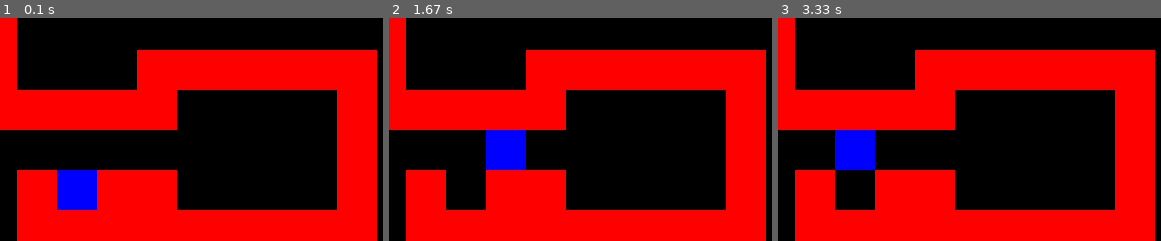
Above: before the commit, frames 1-3 (left to right).
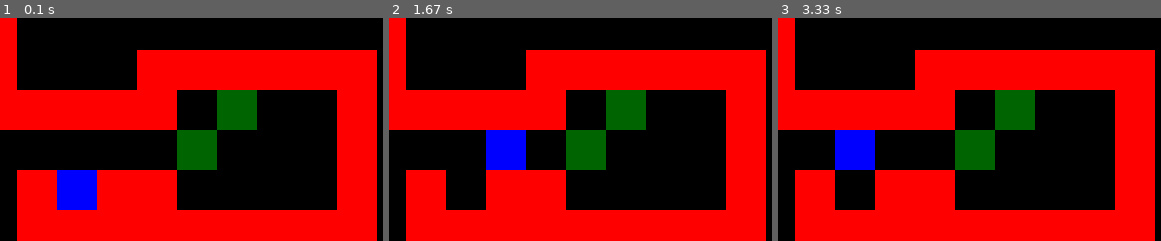
Above: after the commit, the same moments.

Repository: sebnozzi/sokoban-onboarding-showcase
Game: pygame game, started from main.py
The game is run twice, just before and just after one commit, with the same random seed, the same clock (stepped at 60 frames per second) and the same inputs.
Inputs:
- Up to frame 1 (0.1 s): no input
- Up to frame 2 (1.67 s): hold Right 0.33-0.8 s; hold Up 0.83-1.3 s; hold Right from 1.33 s (still down)
- Up to frame 3 (3.33 s): release Right at 1.8 s; hold Left 1.83-2.37 s; hold Down 2.4-2.7 s; hold Up from 3.17 s (still down)
The pictures show only the part of the screen within x 50-100%, y 38-88%; the shares and areas given below are measured in that part.

The runs differ from the first frame. In frame 1, 3.7% of the frame differs, in the area x 46-68%, y 32-69%; in frame 2, 3.7%; in frame 3, 3.7%.

Commit message:
Implement box pushing

Diff:
--- a/common/level_io/formatting.py
+++ b/common/level_io/formatting.py
@@ -16,9 +16,11 @@
     for _ in range(0, level.col_count):
       row_chars.append(' ')
     lines.append(row_chars)
-  # Now place the wall, worker chars
+  # Now place the wall, boxes and worker chars
   for wall_pos in level.walls:
     lines[wall_pos.row][wall_pos.col] = '#'
+  for box_pos in level.boxes:
+    lines[box_pos.row][box_pos.col] = '$'
   lines[level.worker.pos.row][level.worker.pos.col] = '@'
   # Now join char-array into a line (string)
   for i in range(0, len(lines)):
--- a/common/level_io/parsing.py
+++ b/common/level_io/parsing.py
@@ -14,7 +14,9 @@
     for col_nr, char in enumerate(line):
       pos = Pos(col=col_nr, row=row_nr)
       if char == '#':
-          level.add_wall(pos)
+        level.add_wall(pos)
+      elif char == '$':
+        level.add_unplaced_box(pos)
       elif char == '@':
-          level.add_worker(pos)
+        level.add_worker(pos)
   return level
--- a/game_logic/level.py
+++ b/game_logic/level.py
@@ -1,3 +1,4 @@
+from common.models.direction import Direction
 from common.models.position import Pos
 from typing import List
 
@@ -12,6 +13,7 @@
   def __init__(self):
     from game_logic.worker import Worker
     self.walls: List[Pos] = []
+    self.boxes: List[Pos] = []
     self.worker: Worker = None
     self.row_count = 0
     self.col_count = 0
@@ -20,17 +22,40 @@
     self.walls.append(pos)
     self._update_dimensions(pos)
 
+  def add_unplaced_box(self, pos: Pos):
+    self.boxes.append(pos)
+
   def add_worker(self, pos: Pos):
     from game_logic.worker import Worker
     self.worker = Worker(level=self, initial_pos=pos)
 
   def has_free_space_at(self, pos: Pos) -> bool:
-    return not self.has_wall_at(pos)
+    return not (self.has_wall_at(pos)
+                or self.has_box_at(pos))
 
   def has_wall_at(self, pos: Pos) -> bool:
     return any(wall_pos == pos
                for wall_pos in self.walls)
 
+  def has_box_at(self, pos: Pos) -> bool:
+    return any(box_pos == pos
+               for box_pos in self.boxes)
+
+  def has_pushable_box_at(self, pos: Pos, direction: Direction) -> bool:
+    return self.has_box_at(pos) and self._box_can_be_pushed(pos, direction)
+
+  def perform_box_push(self, box_pos: Pos, direction: Direction):
+    if self.has_pushable_box_at(box_pos, direction):
+      # Remove box being pushed
+      self.boxes = [box for box in self.boxes if box != box_pos]
+      # Now add "pushed box"
+      target_pos = box_pos.neighbour_at(direction)
+      self.boxes.append(target_pos)
+
+  def _box_can_be_pushed(self, box_pos: Pos, direction: Direction) -> bool:
+    box_target_cell = box_pos.neighbour_at(direction)
+    return self.has_free_space_at(box_target_cell)
+
   def _update_dimensions(self, pos: Pos):
     self.col_count = max(self.col_count, pos.col + 1)
     self.row_count = max(self.row_count, pos.row + 1)
--- a/game_logic/worker.py
+++ b/game_logic/worker.py
@@ -25,6 +25,10 @@
     Otherwise the worker stays where it is.
     """
     level: Level = self.level
-    new_position = self.pos.neighbour_at(direction)
-    if level.has_free_space_at(new_position):
-      self.pos = new_position
+    target_pos = self.pos.neighbour_at(direction)
+    # Try to push box if on target-position
+    if level.has_pushable_box_at(target_pos, direction):
+      level.perform_box_push(target_pos, direction)
+    # At this point the target-position is either free or (still) occupied
+    if level.has_free_space_at(target_pos):
+      self.pos = target_pos
--- a/pygame_specific/rendering.py
+++ b/pygame_specific/rendering.py
@@ -6,10 +6,12 @@
 CELL_SIZE = 40
 WALL_COLOR = "red"
 WORKER_COLOR = "blue"
+BOX_COLOR = "darkGreen"
 
 
 def render_level(screen: Surface, level: Level):
   _render_walls(screen, level)
+  _render_boxes(screen, level)
   _render_worker(screen, level.worker)
 
 
@@ -17,6 +19,12 @@
     for wall_pos in level.walls:
       wall_pos: Pos
       _render_cell(screen, wall_pos, WALL_COLOR)
+
+
+def _render_boxes(screen, level):
+    for box_pos in level.boxes:
+      box_pos: Pos
+      _render_cell(screen, box_pos, BOX_COLOR)
 
 
 def _render_worker(screen, worker: Worker):
Not shown, changed: README.md
Not shown, added: common/level_io/LEVEL-FORMAT.md
Not shown, added: features/03-box-pushing.feature
